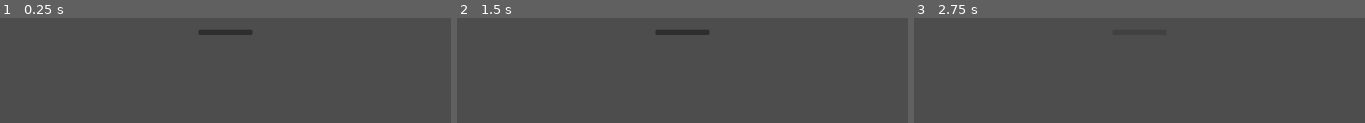
Above: before the commit, frames 1-3 (left to right).
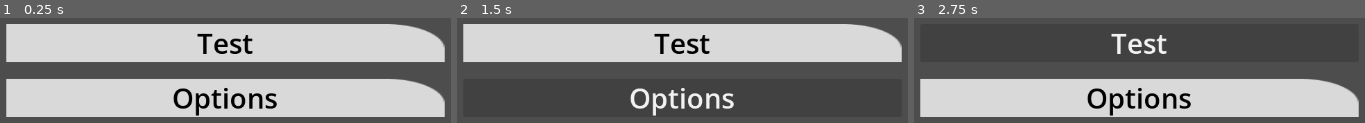
Above: after the commit, the same moments.

Repository: TuniTem/GGJ-2026-cutout
Game: Godot game, scene res://ui/main_menu.tscn
Same seed, same stepped clock (60 frames per second), same inputs: the game is played once before the commit and once after it. The project has no main scene, so this scene is started directly.
Inputs (mouse positions are in pixels of both pictures, inside the frame that each line leads up to; where the layout moved, square brackets give the same spot in the first picture):
- Up to frame 1 (0.25 s): no input
- Up to frame 2 (1.5 s): click (682, 43) [682, 32] at 0.5 s; click (682, 97) at 1.25 s, where only the run after the commit has a clickable "Options"
- Up to frame 3 (2.75 s): click (1139, 43) [1139, 32] at 2 s

The runs differ from the first frame. In frame 1, 69% of the frame differs, in the area x 1-99%, y 5-95%; in frame 2, 36%; in frame 3, 35%.

Commit message:
UI button themes update

Diff:
--- a/ui/main_menu.tscn
+++ b/ui/main_menu.tscn
@@ -1,4 +1,6 @@
 [gd_scene format=3 uid="uid://d87ma4k3epkr"]
+
+[ext_resource type="Theme" uid="uid://xw02ymhfwhtw" path="res://ui/ui_theme.tres" id="1_0dkrt"]
 
 [node name="MainMenu" type="Control" unique_id=1471351573]
 layout_mode = 3
@@ -7,20 +9,29 @@
 anchor_bottom = 1.0
 grow_horizontal = 2
 grow_vertical = 2
+theme = ExtResource("1_0dkrt")
 
-[node name="VBoxContainer" type="VBoxContainer" parent="." unique_id=1344753396]
+[node name="MarginContainer" type="MarginContainer" parent="." unique_id=1835301475]
 layout_mode = 1
-anchors_preset = 8
-anchor_left = 0.5
-anchor_top = 0.5
-anchor_right = 0.5
-anchor_bottom = 0.5
-offset_left = -39.0
-offset_top = -59.0
-offset_right = 39.0
-offset_bottom = 59.0
+anchors_preset = 15
+anchor_right = 1.0
+anchor_bottom = 1.0
 grow_horizontal = 2
 grow_vertical = 2
+theme_override_constants/margin_left = 260
+theme_override_constants/margin_top = 14
+theme_override_constants/margin_right = 260
+theme_override_constants/margin_bottom = 14
 
-[node name="Button" type="Button" parent="VBoxContainer" unique_id=976392511]
+[node name="VBoxContainer" type="VBoxContainer" parent="MarginContainer" unique_id=1344753396]
 layout_mode = 2
+theme_override_constants/separation = 24
+alignment = 1
+
+[node name="Button" type="Button" parent="MarginContainer/VBoxContainer" unique_id=572074719]
+layout_mode = 2
+text = "Test"
+
+[node name="Button2" type="Button" parent="MarginContainer/VBoxContainer" unique_id=1760268780]
+layout_mode = 2
+text = "Options"
--- /dev/null
+++ b/ui/ui_theme.tres
@@ -0,0 +1,11 @@
+[gd_resource type="Theme" format=3 uid="uid://xw02ymhfwhtw"]
+
+[ext_resource type="Texture2D" uid="uid://c6b0roxby3065" path="res://ui/imgs/button_normal.png" id="1_udl1o"]
+
+[sub_resource type="StyleBoxTexture" id="StyleBoxTexture_4mq11"]
+texture = ExtResource("1_udl1o")
+
+[resource]
+Button/colors/font_color = Color(0, 0, 0, 1)
+Button/font_sizes/font_size = 40
+Button/styles/normal = SubResource("StyleBoxTexture_4mq11")
Binary file added: ui/imgs/button_normal.png
Not shown, added: ui/imgs/button_normal.png.import
